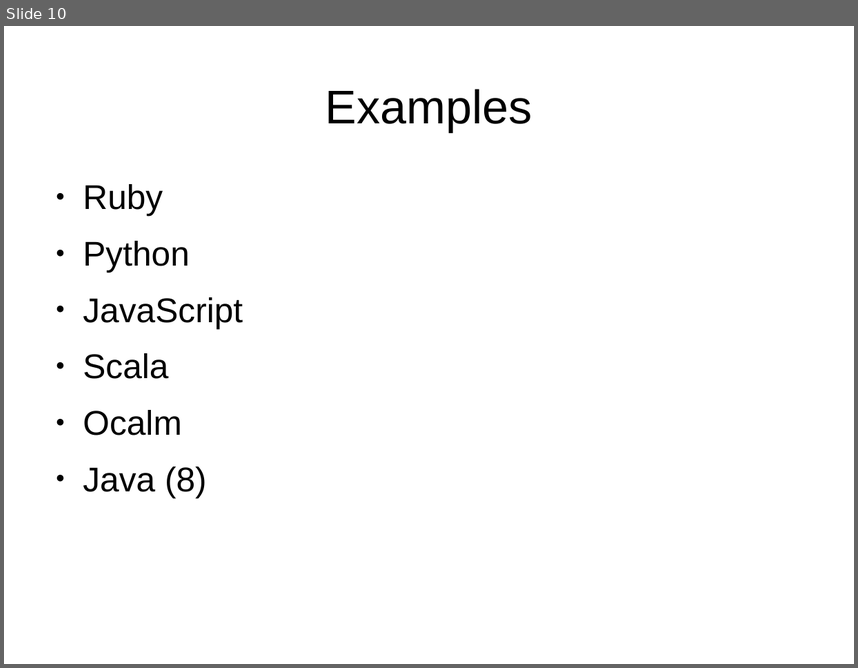
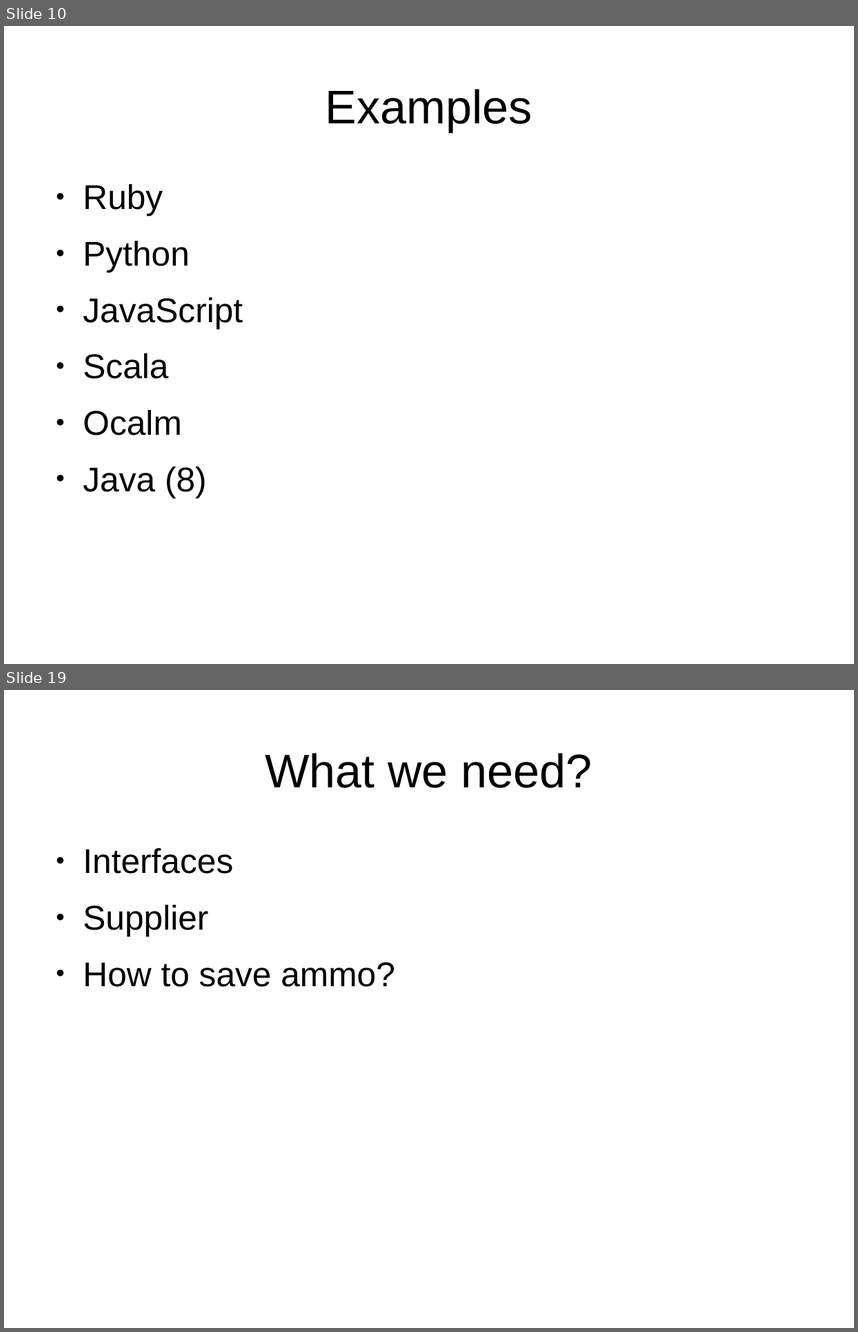
Before and after one commit to Koziolek/warsjawa_2014, a slide deck: beginning_fp/ch1.odp. Shown one above the other, each under a label of ours: slide 10 before the commit, slides 10 and 19 after it; the slides between them are not shown. The pictures are 858x668 and 858x1332 pixels, drawn with LibreOffice and Linux fonts; fonts in the diff are those of the drawing. Boxes give left, top, right and bottom in pixels: in the first picture for what was removed or moved away, otherwise in the second. Text is boxed around its words. In the diff, an @@ line names an element or a change of style, - is before the commit and + after.

```diff
--- a/beginning_fp/ch1.odp
+++ b/beginning_fp/ch1.odp
@@ slide 19 added at [4,690,854,1328], background #FFFFFF @@
@@ title added at [265,753,593,788], 44 pt, text #000000 @@
+What we need?
@@ text added at [83,848,395,987], 32 pt, text #000000 @@
+● Interfaces
+● Supplier
+● How to save ammo?
```
Also in this commit, not shown: 2 slides changed, 8 other slides added, 2 other files.
